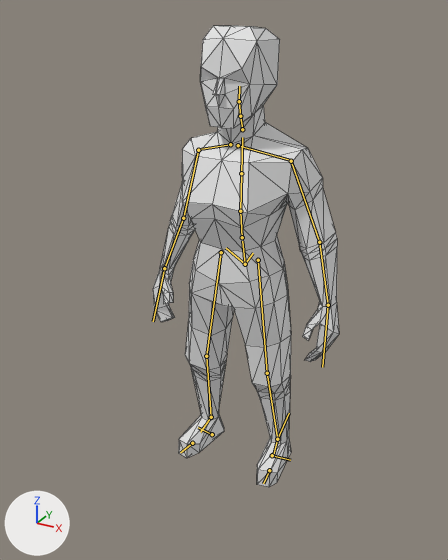
What one commit did to the glTF model assets/meshes/player/Player.glb.
Before and after are seen from a 50 mm lens placed at (1.062, -2.066, 1.876), pointed at (0.058, -0.241, 0.963). Every picture has the same lights, and +X, +Y and +Z are marked at lower left. The picture after the commit comes second. The bones that change, and the others that lie on the model, are drawn over the model as lines. Mesh edges are drawn as thin lines.

Objects in the first picture: 'Player'.
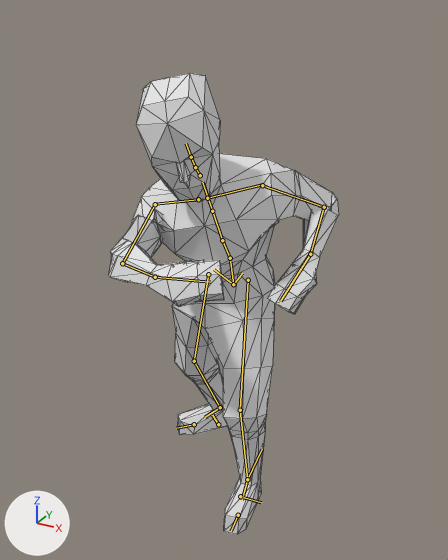
The newer file adds an action. The first version stands in its rest pose; the second is drawn at frame 7 of the action 'attack_fist'.

Location of each change, [x1, y1, x2, y2] in pixels of the pictures (448 x 560 px):
'Player', posed (24% wider): before [153, 26, 339, 487]; after [109, 73, 339, 534]
bone 'spine', root to tip: before (245, 264) to (242, 241); after (233, 284) to (230, 261)
bone 'spine.001', root to tip: before (242, 237) to (240, 211); after (230, 258) to (222, 240)
bone 'upper_arm.L', root to tip: before (291, 161) to (319, 242); after (262, 185) to (324, 207)
bone 'forearm.L', root to tip: before (319, 242) to (328, 305); after (324, 207) to (310, 254)
bone 'hand.L', root to tip: before (328, 305) to (322, 367); after (310, 254) to (280, 301)
bone 'upper_arm.R', root to tip: before (198, 150) to (183, 218); after (155, 204) to (122, 263)
bone 'forearm.R', root to tip: before (183, 218) to (164, 268); after (122, 263) to (155, 277)
bone 'thigh.L', root to tip: before (258, 260) to (267, 373); after (248, 280) to (240, 410)
bone 'shin.L', root to tip: before (267, 373) to (277, 439); after (240, 410) to (247, 479)
bone 'thigh.R', root to tip: before (221, 252) to (206, 356); after (208, 274) to (194, 361)
bone 'shin.R', root to tip: before (206, 356) to (211, 417); after (194, 361) to (220, 407)
bone 'foot.R', root to tip: before (211, 417) to (200, 432); after (220, 407) to (205, 417)

The change, as a list of edits to the scene's bpy script:
```text
Change bone_spine:
    where bone_spine = bpy.data.objects['metarig'].pose.bones['spine']
    bone_spine.location: (0.0, 0.0, 0.0) -> (0.0, -0.025, 0.11)
    bone_spine.rotation_quaternion: (1.0, 0.0, 0.0, 0.0) -> (0.998, 0.0, 0.057, 0.0)  # degrees (0, 0, 0) -> degrees (0, 7, 0)
Change bone_spine_001:
    where bone_spine_001 = bpy.data.objects['metarig'].pose.bones['spine.001']  # child of 'spine'
    bone_spine_001.rotation_quaternion: (1.0, 0.0, 0.0, 0.0) -> (0.958, 0.238, 0.156, 0.041)  # degrees (0, 0, 0) -> degrees (29, 16, 9)
Change bone_upper_arm_l:
    where bone_upper_arm_l = bpy.data.objects['metarig'].pose.bones['upper_arm.L']  # child of 'shoulder.L'
    bone_upper_arm_l.rotation_quaternion: (1.0, 0.0, 0.0, 0.0) -> (0.984, -0.081, 0.047, 0.152)  # degrees (0, 0, 0) -> degrees (-8, 7, 17)
Change bone_forearm_l:
    where bone_forearm_l = bpy.data.objects['metarig'].pose.bones['forearm.L']  # child of 'upper_arm.L'
    bone_forearm_l.rotation_quaternion: (1.0, 0.0, 0.0, 0.0) -> (0.647, 0.747, -0.111, -0.107)  # degrees (0, 0, 0) -> degrees (98, 1, -18)
Change bone_hand_l:
    where bone_hand_l = bpy.data.objects['metarig'].pose.bones['hand.L']  # child of 'forearm.L'
    bone_hand_l.rotation_quaternion: (1.0, 0.0, 0.0, 0.0) -> (0.875, 0.0, 0.484, 0.0)  # degrees (0, 0, 0) -> degrees (0, 58, 0)
Change bone_upper_arm_r:
    where bone_upper_arm_r = bpy.data.objects['metarig'].pose.bones['upper_arm.R']  # child of 'shoulder.R'
    bone_upper_arm_r.rotation_quaternion: (1.0, 0.0, 0.0, 0.0) -> (0.582, 0.759, 0.203, 0.212)  # degrees (0, 0, 0) -> degrees (104, -5, 34)
Change bone_forearm_r:
    where bone_forearm_r = bpy.data.objects['metarig'].pose.bones['forearm.R']  # child of 'upper_arm.R'
    bone_forearm_r.rotation_quaternion: (1.0, 0.0, 0.0, 0.0) -> (0.914, 0.068, -0.082, 0.392)  # degrees (0, 0, 0) -> degrees (3, -12, 46)
Change bone_thigh_l:
    where bone_thigh_l = bpy.data.objects['metarig'].pose.bones['thigh.L']  # child of 'spine'
    bone_thigh_l.rotation_quaternion: (1.0, 0.0, 0.0, 0.0) -> (0.977, -0.212, 0.021, 0.009)  # degrees (0, 0, 0) -> degrees (-25, 3, 0)
Change bone_shin_l:
    where bone_shin_l = bpy.data.objects['metarig'].pose.bones['shin.L']  # child of 'thigh.L'
    bone_shin_l.rotation_quaternion: (1.0, 0.0, 0.0, 0.0) -> (0.98, 0.193, 0.0, 0.046)  # degrees (0, 0, 0) -> degrees (22, -1, 5)
Change bone_thigh_r:
    where bone_thigh_r = bpy.data.objects['metarig'].pose.bones['thigh.R']  # child of 'spine'
    bone_thigh_r.rotation_quaternion: (1.0, 0.0, 0.0, 0.0) -> (0.94, 0.082, 0.315, 0.103)  # degrees (0, 0, 0) -> degrees (16, 35, 18)
Change bone_shin_r:
    where bone_shin_r = bpy.data.objects['metarig'].pose.bones['shin.R']  # child of 'thigh.R'
    bone_shin_r.rotation_quaternion: (1.0, 0.0, 0.0, 0.0) -> (0.994, 0.102, 0.0, -0.024)  # degrees (0, 0, 0) -> degrees (12, 0, -3)
Change bone_foot_r:
    where bone_foot_r = bpy.data.objects['metarig'].pose.bones['foot.R']  # child of 'shin.R'
    bone_foot_r.rotation_quaternion: (1.0, 0.0, 0.0, 0.0) -> (0.989, -0.111, 0.088, -0.043)  # degrees (0, 0, 0) -> degrees (-13, 9, -6)
```
